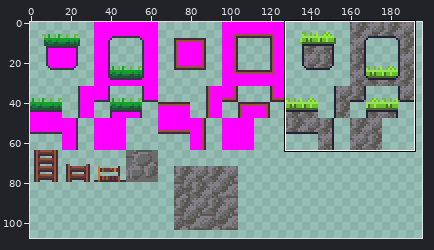
One commit to this pixel-art file: assets/tilemap16.aseprite. Above: a wide view before the commit, with the close-up outlined.
Close-up. Before:
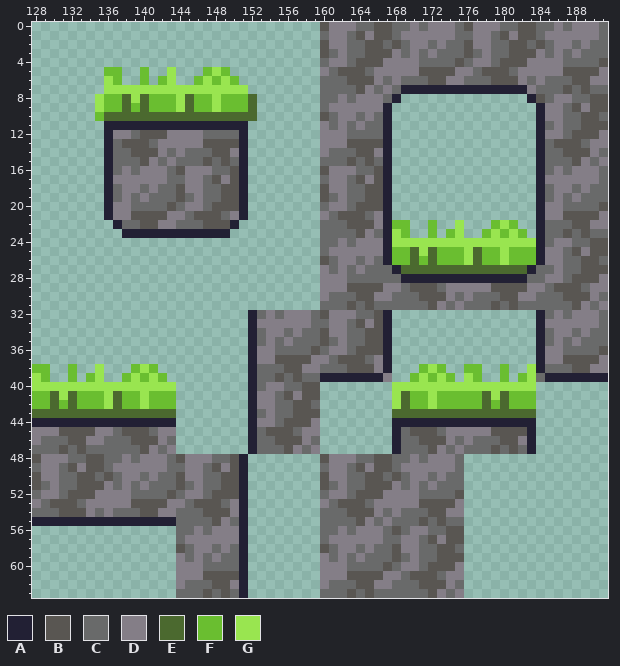
192x120 pixels, 1 frame. Shown: x 128..191, y 0..63. The old version is drawn lined up with the new one, on the new canvas. The wide view leaves out empty margins.
Palette (. is transparent): A #222034  B #595652  C #696a6a  D #847e87  E #4b692f  F #6abe30  G #99e550
Pixels before (only the part around the change), first column x 128:
 0 ................................BDDDCCBBCCDCDDDCBDDDCCBBCCDCDDDC
 1 ................................CDDCBDBBCDDDDDDCCDDCBDBBCDDDDDDC
 2 ................................BDDCCBBCBCDDCDCCBDDCCBBCBCDDCDCC
 3 ................................BCDCCBBBDCDCDCCCBCDCCBBBDCDCDCCC
 4 ................................CDDCBBBDDDDCCCCBCDDCBBBDDDDCCCCB
 5 ........FF..F..G...FGF..........DCBBBCDDDDDBBBBDDCBBBCDDDDDBBBBD
 6 ........GF..F.FG..FGFGF.........CCCBBBDCDCCCBBDDCCCBBBDCDCCCBBDD
 7 ........GGGGGGGGGGGGGGGG........CCCCBDCDCAAAAAAAAAAAAAADCCCBCBCC
 8 .......GFFEGEFFFGEFFGFFFE.......CCDCDDDCA..............ABCDDCCBB
 9 .......GFFEFEFFFGEFFGFFFE.......CDDDDDDA................ADDCBDBB
10 .......FEEEEEEEEEEEEEEEEE.......BCDDCDCA................ADDCCBBC
11 ........AAAAAAAAAAAAAAAA........DCDCDCCA................ACDCCBBB
12 ........ADDCBBBDDDDCCCCA........DDDCCCCA................ADDCBBBD
13 ........ACBBBCDDDDDBBBBA........DDDBBBBA................ACBBBCDD
14 ........ACCBBBDCDCCCBBDA........DCCCBBDA................ACCBBBDC
15 ........ACCCBDCDCCCBCBCA........CCCBCBCA................ACCCBDCD
16 ........ACDCDDDCBDDDCCBA........BDDDCCBA................ACDCDDDC
17 ........ADDDDDDCCDDCBDBA........CDDCBDBA................ADDDDDDC
18 ........ACDDCDCCBDDCCBBA........BDDCCBBA................ACDDCDCC
19 ........ACDCDCCCBCDCCBBA........BCDCCBBA................ACDCDCCC
20 ........ADDCCCCBCDDCBBBA........CDDCBBBA................ADDCCCCB
21 ........ADDBBBBDDCBBBCDA........DCBBBCDA................ADDBBBBD
22 .........ACCBBDDCCCBBBA.........CCCBBBDAFF..F..G...FGF..ACCCBBDD
23 ..........AAAAAAAAAAAA..........CCCCBDCAGF..F.FG..FGFGF.ACCBCBCC
24 ................................CCDCDDDAGGGGGGGGGGGGGGGGACDDCCBB
25 ................................CDDDDDDAFFEGEFFFGEFFGFFFADDCBDBB
26 ................................BCDDCDCAFFEFEFFFGEFFGFFFADDCCBBC
27 ................................DCDCDCCCAEEEEEEEEEEEEEEACCDCCBBB
28 ................................DDDCCCCCCAAAAAAAAAAAAAACCDDCBBBD
29 ................................DDDBBBBDDCBBBCDDDDDBBBBDDCBBBCDD
30 ................................DCCCBBDDCCCBBBDCDCCCBBDDCCCBBBDC
31 ................................CCCBCBCCCCCCBDCDCCCBCBCCCCCCBDCD
32 ........................ACDCDDDCBDDDCCBA................ACDCDDDC
33 ........................ADDDDDDCCDDCBDBA................ADDDDDDC
34 ........................ACDDCDCCBDDCCBBA................ACDDCDCC
35 ........................ACDCDCCCBCDCCBBA................ACDCDCCC
36 ........................ADDCCCCBCDDCBBBA................ADDCCCCB
37 ........................ADDBBBBDDCBBBCDA................ADDBBBBD
38 FF..F..G...FGF..........ACCCBBDDCCCBBBDA...FGF..FF..F..GACCCBBDD
39 GF..F.FG..FGFGF.........ACCBCBCCAAAAAAAD..FGFGF.GF..F.FGCAAAAAAA
40 GGGGGGGGGGGGGGGG........ACDDCCBB........GGGGGGGGGGGGGGGG........
41 FFEGEFFFGEFFGFFF........ADDCBDBB........GEFFGFFFFFEGEFFF........
42 FFEFEFFFGEFFGFFF........ADDCCBBC........GEFFGFFFFFEFEFFF........
43 EEEEEEEEEEEEEEEE........ACDCCBBB........EEEEEEEEEEEEEEEE........
44 AAAAAAAAAAAAAAAA........ADDCBBBD........AAAAAAAAAAAAAAAA........
45 DDDBBBBDDCBBBCDD........ACBBBCDD........ACBBBCDDDDDBBBBA........
46 DCCCBBDDCCCBBBDC........ACCBBBDC........ACCBBBDCDCCCBBDA........
47 CCCBCBCCCCCCBDCD........ACCCBDCD........ACCCBDCDCCCBCBCA........
48 BDDDCCBBCCDCDDDCBDDDCCBA........BDDDCCBBCCDCDDDC................
49 CDDCBDBBCDDDDDDCCDDCBDBA........CDDCBDBBCDDDDDDC................
50 BDDCCBBCBCDDCDCCBDDCCBBA........BDDCCBBCBCDDCDCC................
51 BCDCCBBBDCDCDCCCBCDCCBBA........BCDCCBBBDCDCDCCC................
52 CDDCBBBDDDDCCCCBCDDCBBBA........CDDCBBBDDDDCCCCB................
53 DCBBBCDDDDDBBBBDDCBBBCDA........DCBBBCDDDDDBBBBD................
54 CCCBBBDCDCCCBBDDCCCBBBDA........CCCBBBDCDCCCBBDD................
55 AAAAAAAAAAAAAAAACCCCBDCA........CCCCBDCDCCCBCBCC................
56 ................CCDCDDDA........CCDCDDDCBCDDCCBB................
57 ................CDDDDDDA........CDDDDDDCCDDCBDBB................
58 ................BCDDCDCA........BCDDCDCCBDDCCBBC................
59 ................DCDCDCCA........DCDCDCCCBCDCCBBB................
60 ................DDDCCCCA........DDDCCCCBCDDCBBBD................
61 ................DDDBBBBA........DDDBBBBDDCBBBCDD................
62 ................DCCCBBDA........DCCCBBDDCCCBBBDC................
63 ................CCCBCBCA........CCCBCBCCCCCCBDCD................
The result:
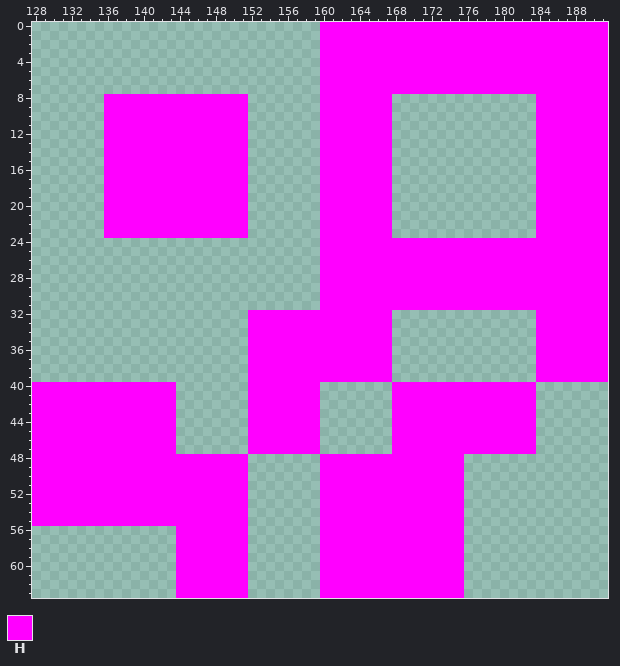
Colours new in this view: H #ff00ff
The exact change:
canvas 192x120 -> 256x120
Changed rows in their new state; - is an unchanged pixel.
first column x 128:
 0 --------------------------------HHHHHHHHHHHHHHHHHHHHHHHHHHHHHHHH
 1 --------------------------------HHHHHHHHHHHHHHHHHHHHHHHHHHHHHHHH
 2 --------------------------------HHHHHHHHHHHHHHHHHHHHHHHHHHHHHHHH
 3 --------------------------------HHHHHHHHHHHHHHHHHHHHHHHHHHHHHHHH
 4 --------------------------------HHHHHHHHHHHHHHHHHHHHHHHHHHHHHHHH
 5 --------..--.--.---...----------HHHHHHHHHHHHHHHHHHHHHHHHHHHHHHHH
 6 --------..--.-..--.....---------HHHHHHHHHHHHHHHHHHHHHHHHHHHHHHHH
 7 --------................--------HHHHHHHHHHHHHHHHHHHHHHHHHHHHHHHH
 8 -------.HHHHHHHHHHHHHHHH.-------HHHHHHHH.--------------.HHHHHHHH
 9 -------.HHHHHHHHHHHHHHHH.-------HHHHHHHH----------------HHHHHHHH
10 -------.HHHHHHHHHHHHHHHH.-------HHHHHHHH----------------HHHHHHHH
11 --------HHHHHHHHHHHHHHHH--------HHHHHHHH----------------HHHHHHHH
12 --------HHHHHHHHHHHHHHHH--------HHHHHHHH----------------HHHHHHHH
13 --------HHHHHHHHHHHHHHHH--------HHHHHHHH----------------HHHHHHHH
14 --------HHHHHHHHHHHHHHHH--------HHHHHHHH----------------HHHHHHHH
15 --------HHHHHHHHHHHHHHHH--------HHHHHHHH----------------HHHHHHHH
16 --------HHHHHHHHHHHHHHHH--------HHHHHHHH----------------HHHHHHHH
17 --------HHHHHHHHHHHHHHHH--------HHHHHHHH----------------HHHHHHHH
18 --------HHHHHHHHHHHHHHHH--------HHHHHHHH----------------HHHHHHHH
19 --------HHHHHHHHHHHHHHHH--------HHHHHHHH----------------HHHHHHHH
20 --------HHHHHHHHHHHHHHHH--------HHHHHHHH----------------HHHHHHHH
21 --------HHHHHHHHHHHHHHHH--------HHHHHHHH----------------HHHHHHHH
22 --------HHHHHHHHHHHHHHHH--------HHHHHHHH..--.--.---...--HHHHHHHH
23 --------HHHHHHHHHHHHHHHH--------HHHHHHHH..--.-..--.....-HHHHHHHH
24 --------------------------------HHHHHHHHHHHHHHHHHHHHHHHHHHHHHHHH
25 --------------------------------HHHHHHHHHHHHHHHHHHHHHHHHHHHHHHHH
26 --------------------------------HHHHHHHHHHHHHHHHHHHHHHHHHHHHHHHH
27 --------------------------------HHHHHHHHHHHHHHHHHHHHHHHHHHHHHHHH
28 --------------------------------HHHHHHHHHHHHHHHHHHHHHHHHHHHHHHHH
29 --------------------------------HHHHHHHHHHHHHHHHHHHHHHHHHHHHHHHH
30 --------------------------------HHHHHHHHHHHHHHHHHHHHHHHHHHHHHHHH
31 --------------------------------HHHHHHHHHHHHHHHHHHHHHHHHHHHHHHHH
32 ------------------------HHHHHHHHHHHHHHHH----------------HHHHHHHH
33 ------------------------HHHHHHHHHHHHHHHH----------------HHHHHHHH
34 ------------------------HHHHHHHHHHHHHHHH----------------HHHHHHHH
35 ------------------------HHHHHHHHHHHHHHHH----------------HHHHHHHH
36 ------------------------HHHHHHHHHHHHHHHH----------------HHHHHHHH
37 ------------------------HHHHHHHHHHHHHHHH----------------HHHHHHHH
38 ..--.--.---...----------HHHHHHHHHHHHHHHH---...--..--.--.HHHHHHHH
39 ..--.-..--.....---------HHHHHHHHHHHHHHHH--.....-..--.-..HHHHHHHH
40 HHHHHHHHHHHHHHHH--------HHHHHHHH--------HHHHHHHHHHHHHHHH--------
41 HHHHHHHHHHHHHHHH--------HHHHHHHH--------HHHHHHHHHHHHHHHH--------
42 HHHHHHHHHHHHHHHH--------HHHHHHHH--------HHHHHHHHHHHHHHHH--------
43 HHHHHHHHHHHHHHHH--------HHHHHHHH--------HHHHHHHHHHHHHHHH--------
44 HHHHHHHHHHHHHHHH--------HHHHHHHH--------HHHHHHHHHHHHHHHH--------
45 HHHHHHHHHHHHHHHH--------HHHHHHHH--------HHHHHHHHHHHHHHHH--------
46 HHHHHHHHHHHHHHHH--------HHHHHHHH--------HHHHHHHHHHHHHHHH--------
47 HHHHHHHHHHHHHHHH--------HHHHHHHH--------HHHHHHHHHHHHHHHH--------
48 HHHHHHHHHHHHHHHHHHHHHHHH--------HHHHHHHHHHHHHHHH----------------
49 HHHHHHHHHHHHHHHHHHHHHHHH--------HHHHHHHHHHHHHHHH----------------
50 HHHHHHHHHHHHHHHHHHHHHHHH--------HHHHHHHHHHHHHHHH----------------
51 HHHHHHHHHHHHHHHHHHHHHHHH--------HHHHHHHHHHHHHHHH----------------
52 HHHHHHHHHHHHHHHHHHHHHHHH--------HHHHHHHHHHHHHHHH----------------
53 HHHHHHHHHHHHHHHHHHHHHHHH--------HHHHHHHHHHHHHHHH----------------
54 HHHHHHHHHHHHHHHHHHHHHHHH--------HHHHHHHHHHHHHHHH----------------
55 HHHHHHHHHHHHHHHHHHHHHHHH--------HHHHHHHHHHHHHHHH----------------
56 ----------------HHHHHHHH--------HHHHHHHHHHHHHHHH----------------
57 ----------------HHHHHHHH--------HHHHHHHHHHHHHHHH----------------
58 ----------------HHHHHHHH--------HHHHHHHHHHHHHHHH----------------
59 ----------------HHHHHHHH--------HHHHHHHHHHHHHHHH----------------
60 ----------------HHHHHHHH--------HHHHHHHHHHHHHHHH----------------
61 ----------------HHHHHHHH--------HHHHHHHHHHHHHHHH----------------
62 ----------------HHHHHHHH--------HHHHHHHHHHHHHHHH----------------
63 ----------------HHHHHHHH--------HHHHHHHHHHHHHHHH----------------
